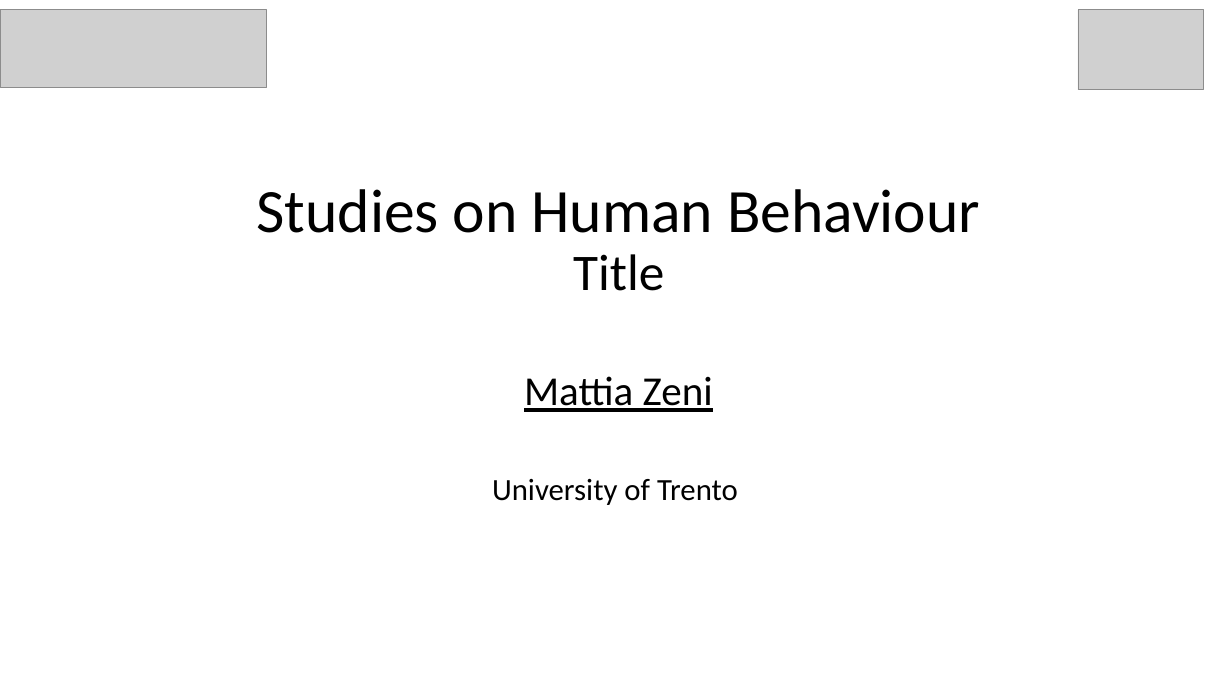
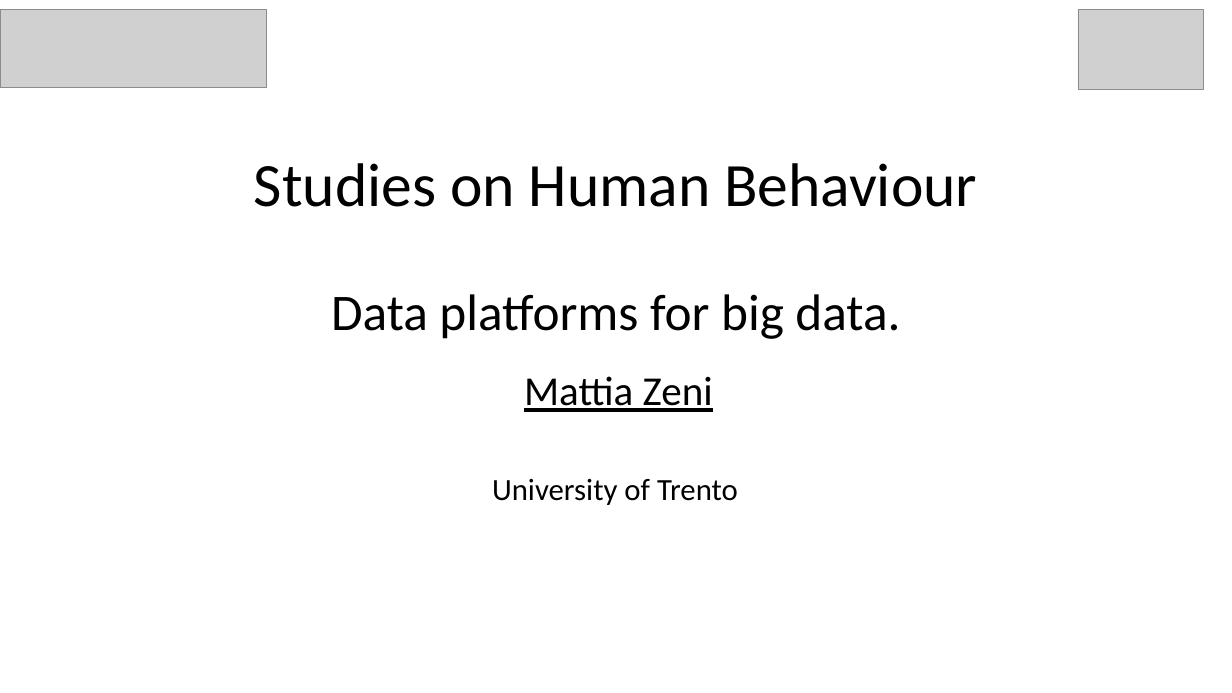
Before and after one commit to UNITN-SHB-2020/unitn-shb-2021.github.io, a slide deck: slide 1 of material/slides/L16.Big.Data.Storage.Solutions.pptx. Drawn at 1232x693 pixels with LibreOffice and Linux fonts; fonts in the diff are those of the drawing; grey boxes stand for pictures. Boxes give left, top, right and bottom in pixels: in the first picture for what was removed or moved away, otherwise in the second. Text is boxed around its words. In the diff, an @@ line names an element or a change of style, - is before the commit and + after.

```diff
--- a/material/slides/L16.Big.Data.Storage.Solutions.pptx
+++ b/material/slides/L16.Big.Data.Storage.Solutions.pptx
@@ title at [254, 163, 977, 339]: text changed; size 48 to 40 pt @@
-Studies on Human Behaviour
-Title
+Studies on Human Behaviour
+Data platforms for big data.
```
Also in this commit, not shown: 5 other files.
